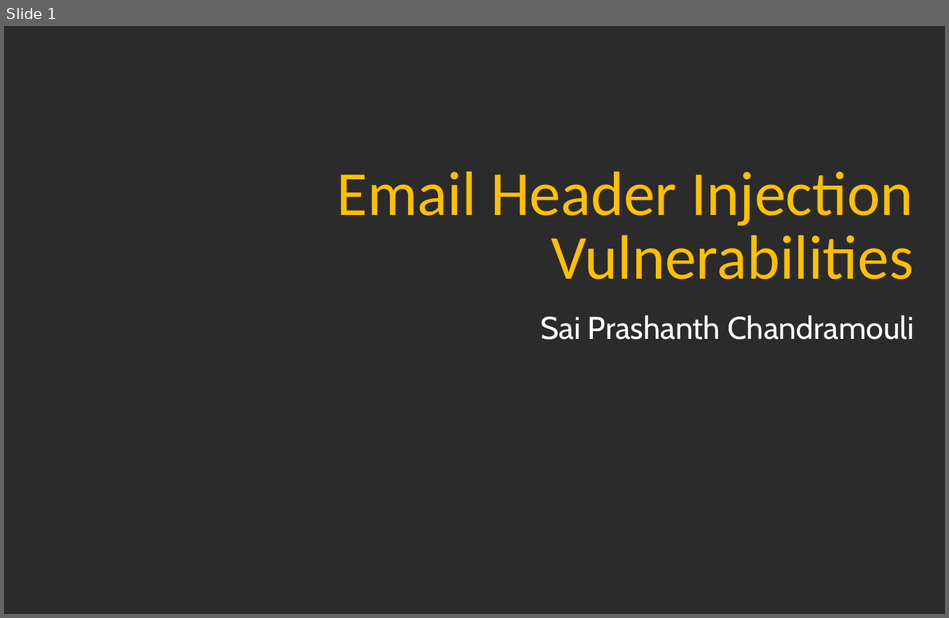
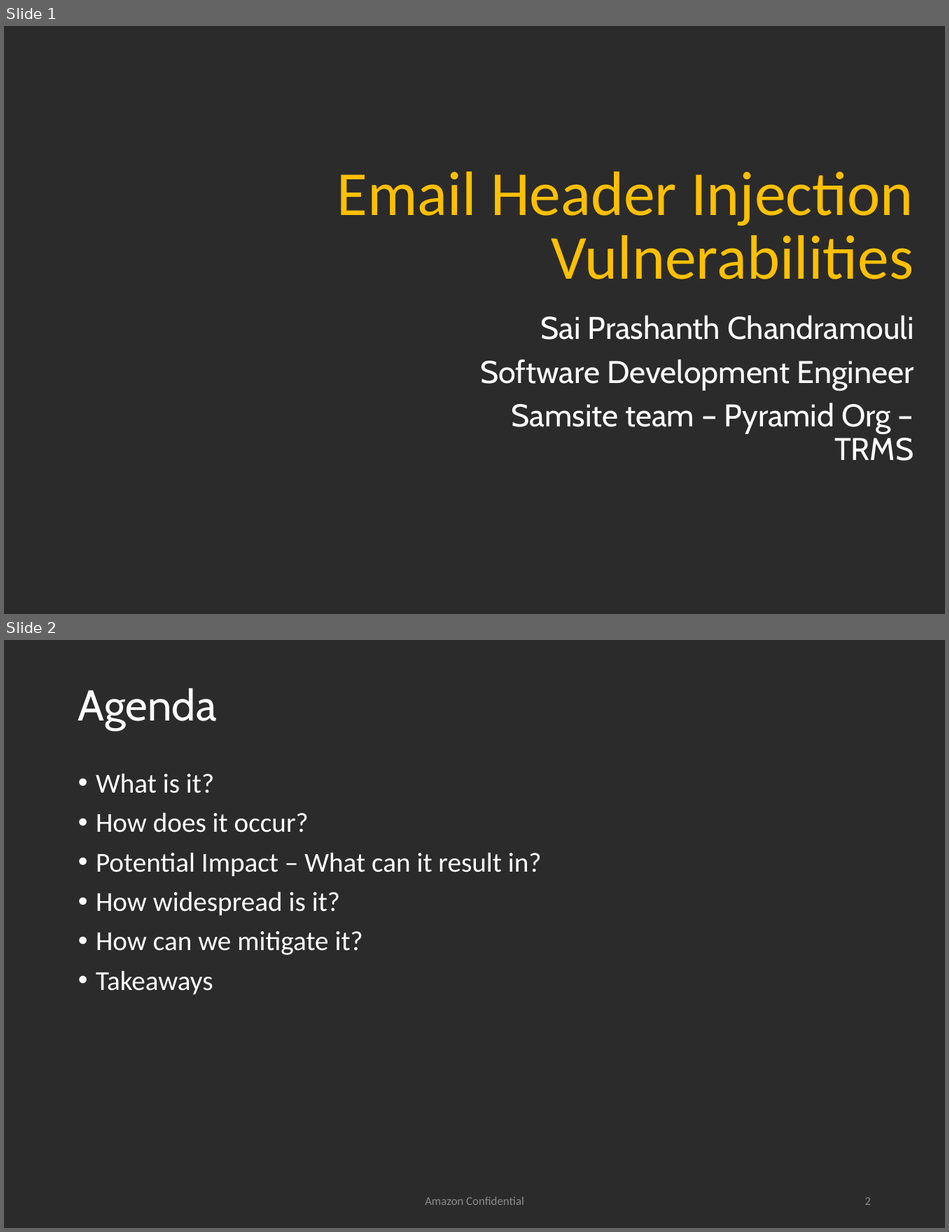
Before and after one commit to TDA/Zoncon, a slide deck: Zoncon-2017-Sai-Pc-ZCSlides.pptx. Shown one above the other, each under a label of ours: slide 1 before the commit, slides 1 and 2 after it. The pictures are 949x618 and 949x1232 pixels, drawn with LibreOffice and Linux fonts; fonts in the diff are those of the drawing; background and template pictures are left out; a plain dark background stands for a picture behind light text. Boxes give left, top, right and bottom in pixels: in the first picture for what was removed or moved away, otherwise in the second. Text is boxed around its words. In the diff, an @@ line names an element or a change of style, - is before the commit and + after.

```diff
--- a/Zoncon-2017-Sai-Pc-ZCSlides.pptx
+++ b/Zoncon-2017-Sai-Pc-ZCSlides.pptx
@@ slide 2 added at <box>4,640,945,1228</box>, background picture (left out) @@
@@ title added at <box>78,688,217,730</box>, 33 pt, text #FFFFFF @@
+Agenda
@@ text added at <box>96,773,542,995</box>, 21 pt, text #FFFFFF @@
+• What is it?
+• How does it occur?
+• Potential Impact – What can it result in?
+• How widespread is it?
+• How can we mitigate it?
+• Takeaways
@@ text added at <box>425,1196,524,1205</box>, 9 pt, text #8C8C8C @@
+Amazon Confidential
@@ page number added at <box>865,1197,871,1205</box>, 9 pt, text #8C8C8C @@
+2
@@ slide 1 changed as well @@
@@ subtitle at <box>480,359,914,461</box>: paragraphs added @@
+Software Development Engineer
+Samsite team – Pyramid Org – TRMS
```
Also in this commit, not shown: 11 other slides changed, 1 other slide added, 9 slides removed.
